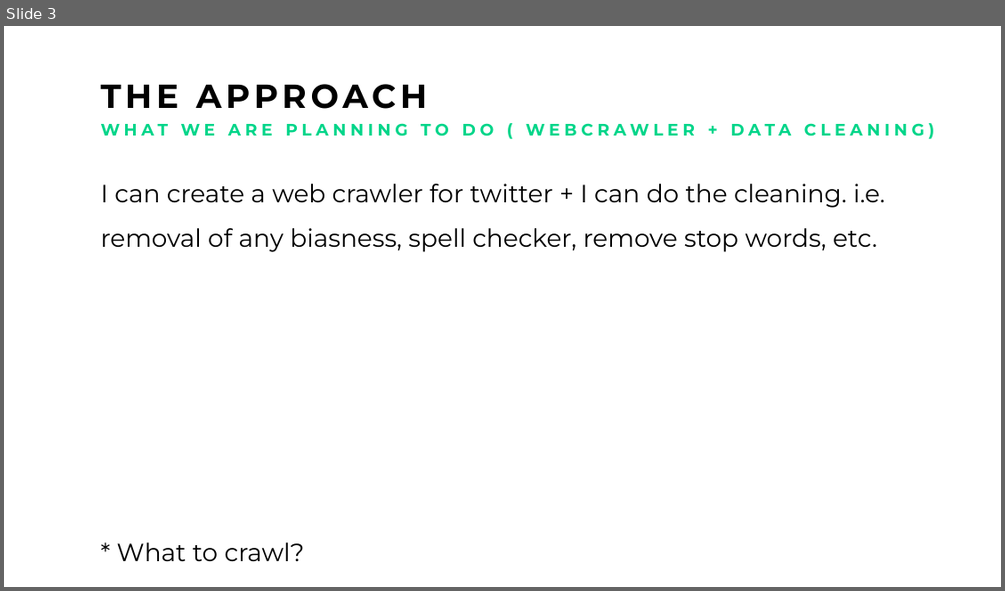
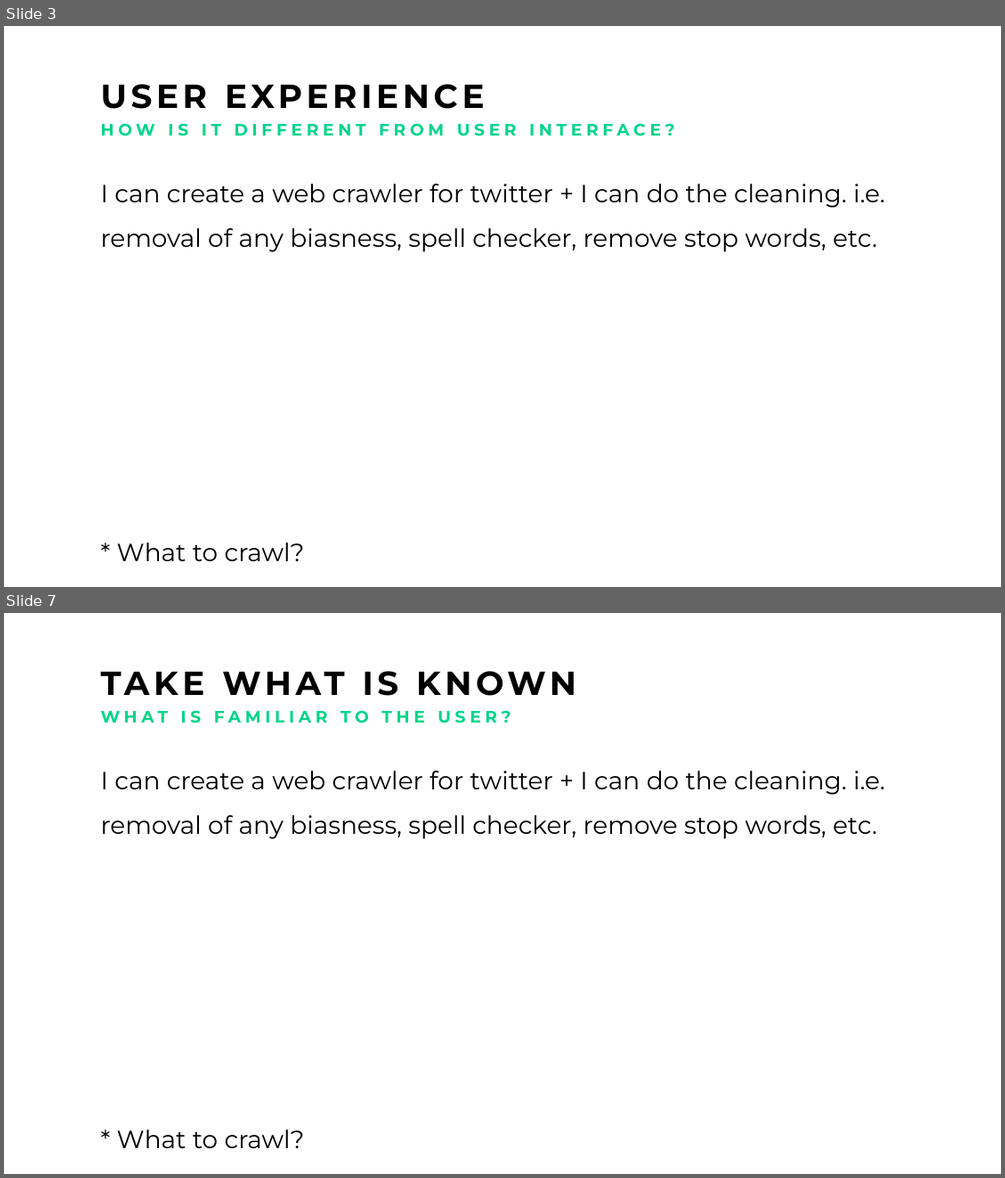
Before and after one commit to Michaelomh/personal-blog, a slide deck: static/img/drive/Artificial Not-So Intelligent Pitch.pptx. Shown one above the other, each under a label of ours: slide 3 before the commit, slides 3 and 7 after it; the slides between them are not shown. The pictures are 1005x591 and 1005x1178 pixels, drawn with LibreOffice and Linux fonts; fonts in the diff are those of the drawing. Boxes give left, top, right and bottom in pixels: in the first picture for what was removed or moved away, otherwise in the second. Text is boxed around its words. In the diff, an @@ line names an element or a change of style, - is before the commit and + after.

```diff
--- a/static/img/drive/Artificial Not-So Intelligent Pitch.pptx
+++ b/static/img/drive/Artificial Not-So Intelligent Pitch.pptx
@@ slide 7 added at [4, 613, 1001, 1174], background #FFFFFF @@
@@ text added at [101, 710, 510, 723], 12 pt, text #01D589, bold @@
+WHAT IS FAMILIAR TO THE USER?
@@ text added at [101, 771, 885, 1148], 18 pt, text #000000 @@
+I can create a web crawler for twitter + I can do the cleaning. i.e. removal of any biasness, spell checker, remove stop words, etc.
+* What to crawl?
@@ text added at [117, 1129, 186, 1148], 24 pt, text #000000, bold @@
+TAKE WHAT IS KNOWN
@@ slide 3 changed as well @@
@@ text at [101, 84, 485, 109]: text changed @@
-THE APPROACH
+USER EXPERIENCE
@@ text at [101, 123, 674, 136]: text changed @@
-WHAT WE ARE PLANNING TO DO ( WEBCRAWLER + DATA CLEANING)
+HOW IS IT DIFFERENT FROM USER INTERFACE?
```
Also in this commit, not shown: 1 other slide changed, 8 other slides added, 1 slide removed, 3 other files.
